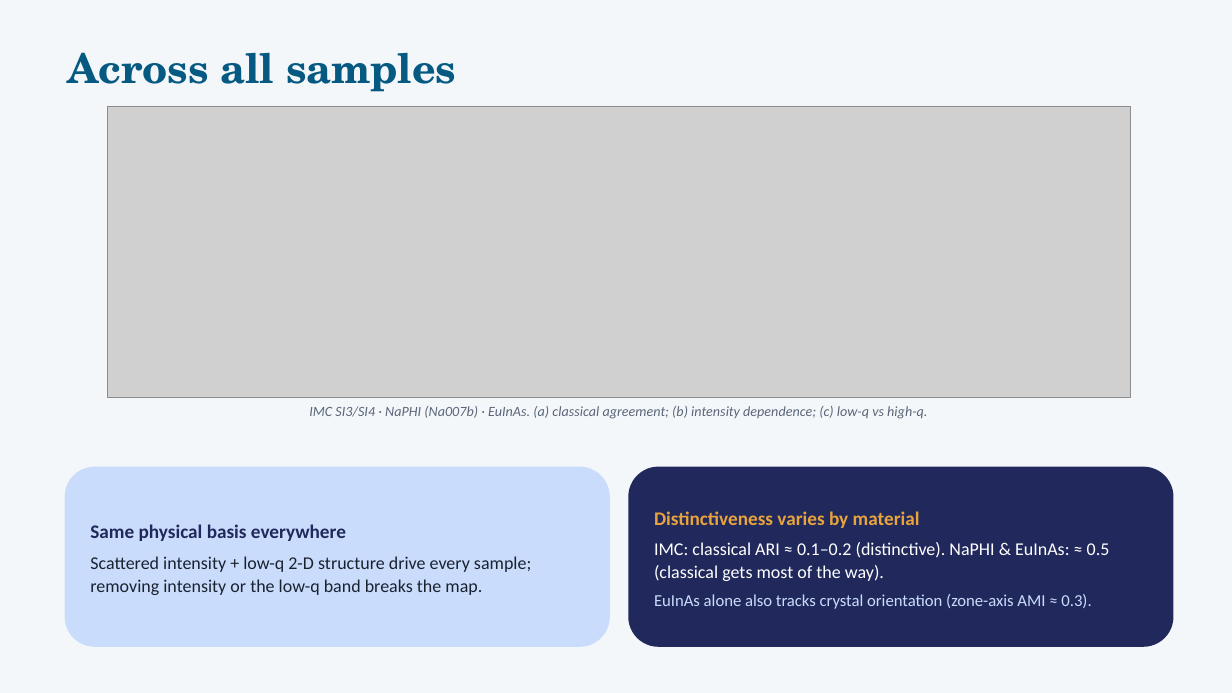
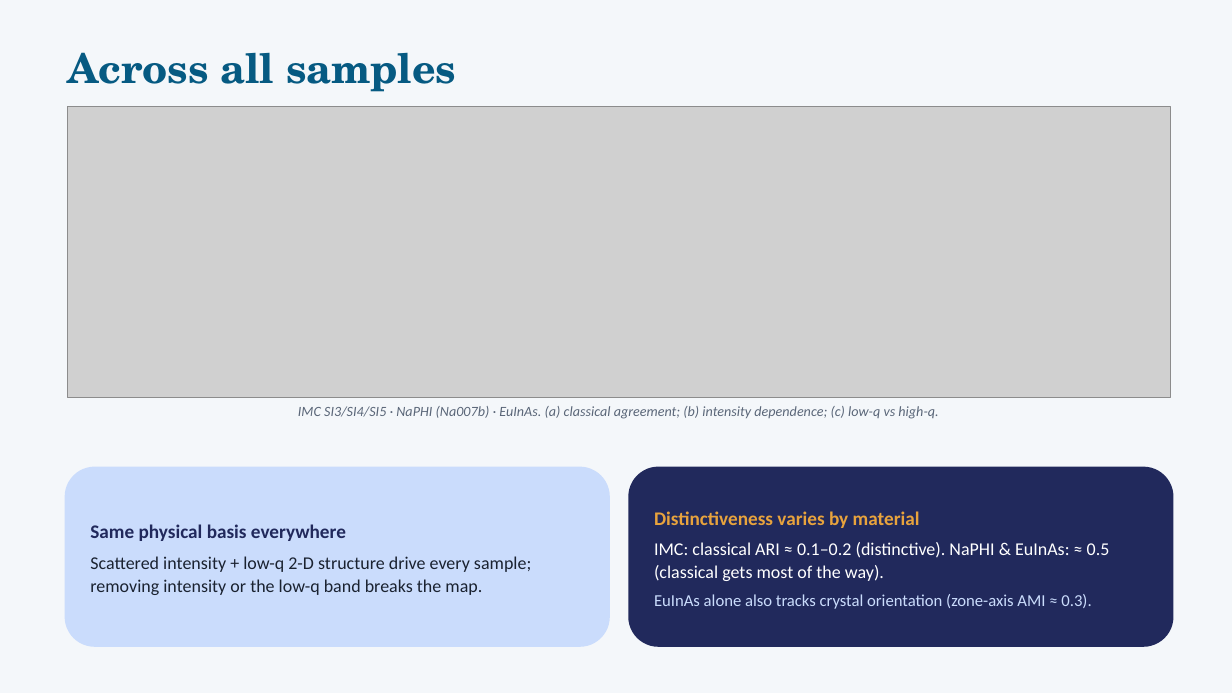
Before and after one commit to DanielKhaykelson/dino-4dstem, a slide deck: slide 9 of docs/explainer/interpretation_explainer.pptx. Drawn at 1232x693 pixels with LibreOffice and Linux fonts; fonts in the diff are those of the drawing; grey boxes stand for pictures. Boxes give left, top, right and bottom in pixels: in the first picture for what was removed or moved away, otherwise in the second. Text is boxed around its words. In the diff, an @@ line names an element or a change of style, - is before the commit and + after.

```diff
--- a/docs/explainer/interpretation_explainer.pptx
+++ b/docs/explainer/interpretation_explainer.pptx
@@ picture: place and size @@
-picture at bbox=[107, 106, 1130, 397]
+picture at bbox=[67, 106, 1170, 397]
@@ text at bbox=[298, 406, 938, 419]: text changed @@
-IMC SI3/SI4 · NaPHI (Na007b) · EuInAs. (a) classical agreement; (b) intensity dependence; (c) low-q vs high-q.
+IMC SI3/SI4/SI5 · NaPHI (Na007b) · EuInAs. (a) classical agreement; (b) intensity dependence; (c) low-q vs high-q.
```
Also in this commit, not shown: 13 other files.
